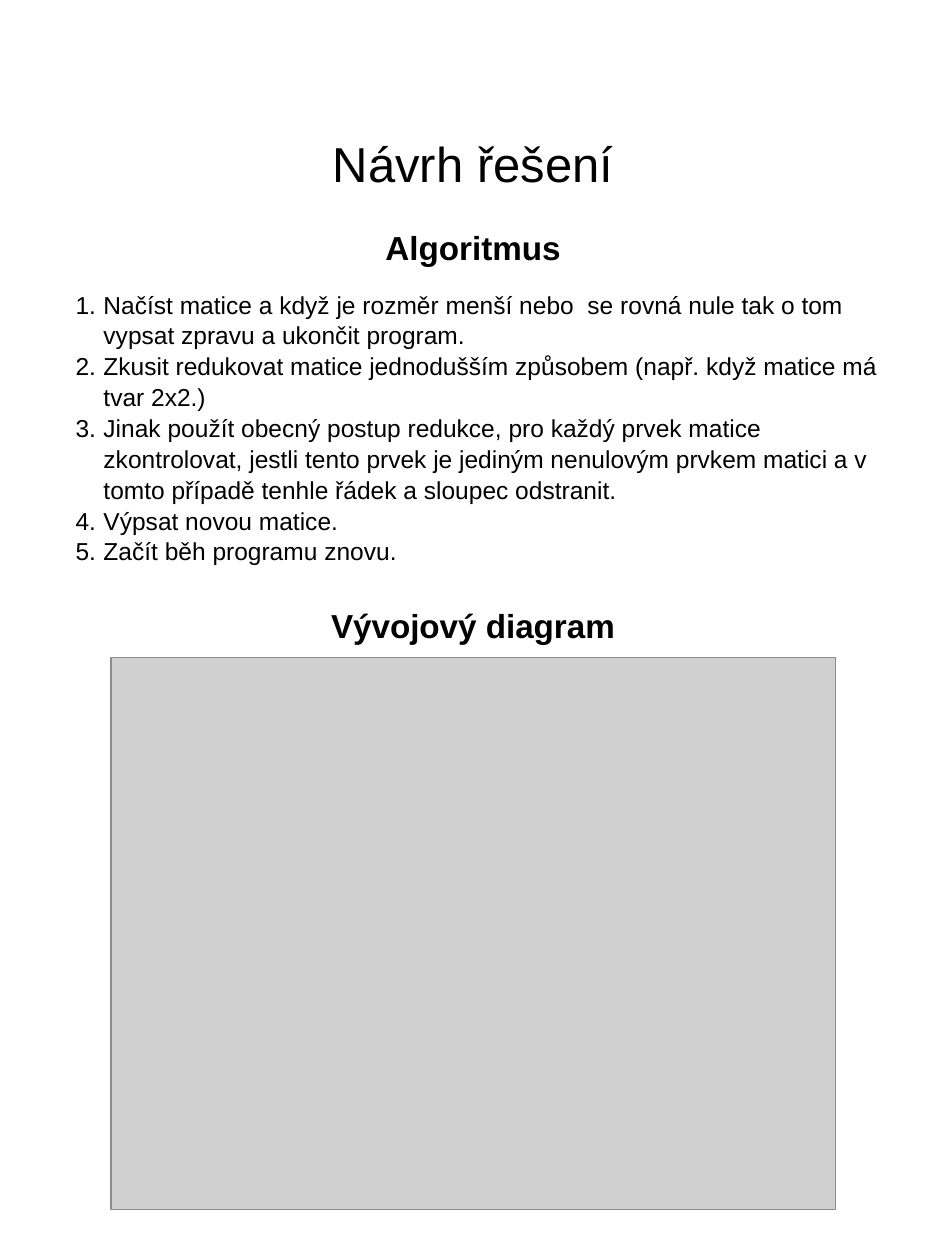
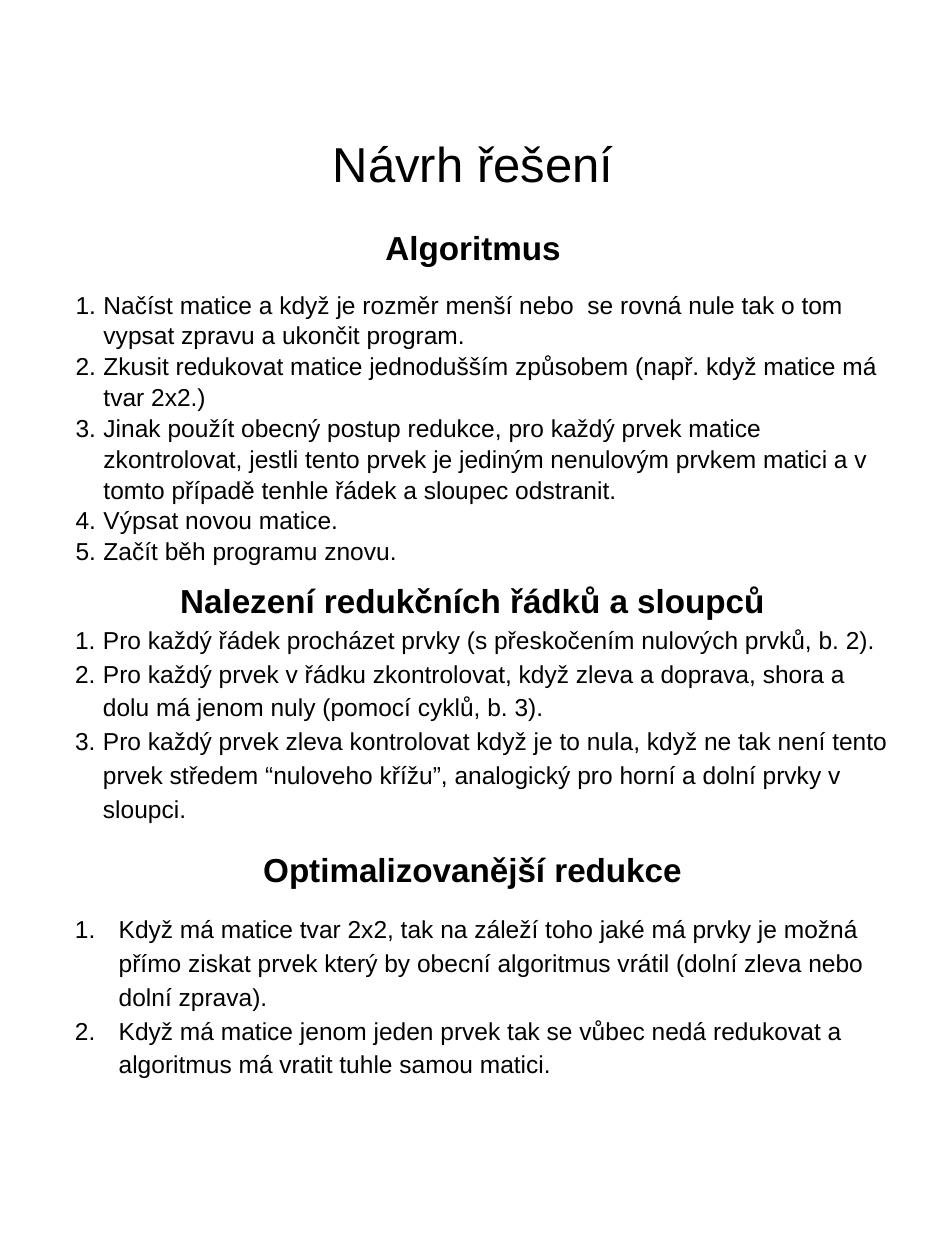
Before and after one commit to dreamscached/24SeminGSemestralProject, a slide deck: slide 3 of doc/src/24SeminGDokumentace.odp. Drawn at 945x1260 pixels with LibreOffice and Linux fonts; fonts in the diff are those of the drawing; grey boxes stand for pictures. Boxes give left, top, right and bottom in pixels: in the first picture for what was removed or moved away, otherwise in the second. Text is boxed around its words. In the diff, an @@ line names an element or a change of style, - is before the commit and + after.

```diff
--- a/doc/src/24SeminGDokumentace.odp
+++ b/doc/src/24SeminGDokumentace.odp
@@ text added at (x1=75, y1=587, x2=887, y2=823), 14 pt, text #000000 @@
+Nalezení redukčních řádků a sloupců
+1. Pro každý řádek procházet prvky (s přeskočením nulových prvků, b. 2).
+2. Pro každý prvek v řádku zkontrolovat, když zleva a doprava, shora a dolu má jenom nuly (pomocí cyklů, b. 3).
+3. Pro každý prvek zleva kontrolovat když je to nula, když ne tak není tento prvek středem “nuloveho křížu”, analogický pro horní a dolní prvky v sloupci.
@@ text removed at (x1=331, y1=613, x2=615, y2=645) @@
-Vývojový diagram
@@ picture removed at (x1=111, y1=658, x2=835, y2=1210) @@
@@ text added at (x1=119, y1=857, x2=863, y2=1078), 14 pt, text #000000 @@
+Optimalizovanější redukce
+1. Když má matice tvar 2x2, tak na záleží toho jaké má prvky je možná přímo ziskat prvek který by obecní algoritmus vrátil (dolní zleva nebo dolní zprava).
+2. Když má matice jenom jeden prvek tak se vůbec nedá redukovat a algoritmus má vratit tuhle samou matici.
```
Also in this commit, not shown: 5 other slides changed, 3 slides added, 1 other file.
